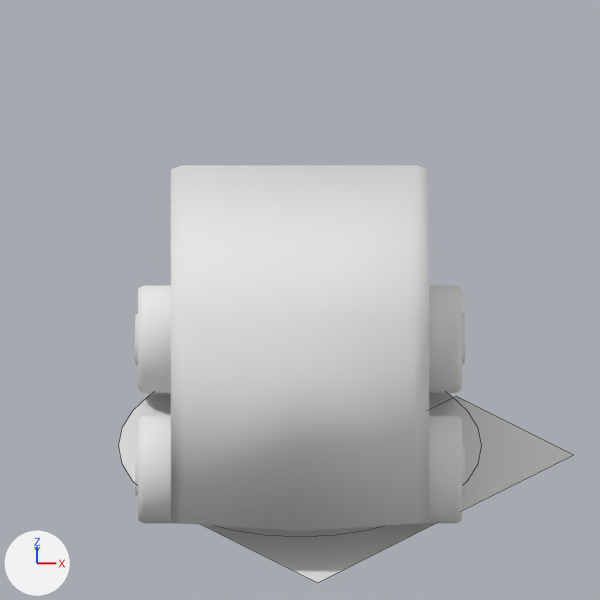
The Blender file PythonRenderer/scene.blend, before and after one commit.
Both versions are drawn from the file's camera 'Camera'. The axes (+X, +Y, +Z) are drawn at lower left. The lights are the same throughout. Mesh edges are drawn as thin lines on the coarser meshes. The same objects are shown in both versions, whatever each file hides.

Objects in the first picture: 'Base Road', 'Road Extension', 'Truck'.
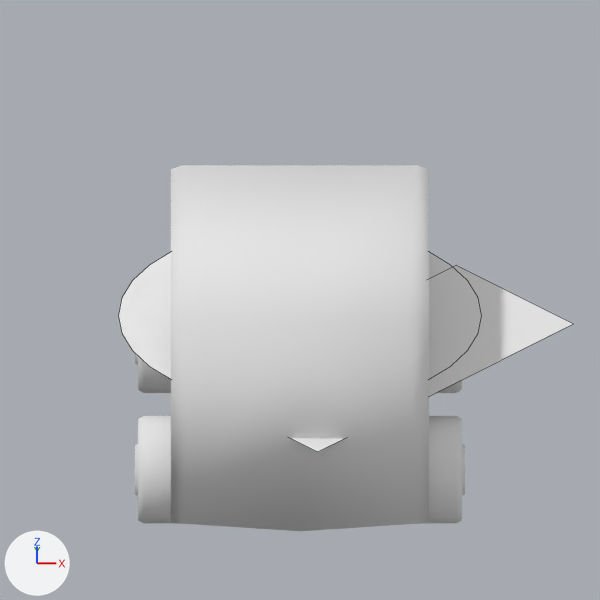
Where the change shows, as pixel boxes [x1, y1, x2, y2] in the pictures (600 x 600 px):
'Road Extension', mesh moved
    before: [203, 396, 574, 583]
    after: [291, 266, 573, 452]
'Base Road', mesh moved
    before: [119, 393, 453, 483]
    after: [118, 252, 453, 379]

Diff of the bpy script that builds the scene:
```diff
--- a/PythonRenderer/scene.blend.py
+++ b/PythonRenderer/scene.blend.py
@@ me_plane_002 @@
 me_plane_002.from_pydata(...)  # 8 vertices, 2 faces; spans x 0.01..1.0, y -0.88..0.88, z 0.0
 # used by ob_road_extension; location = (0.0, 0.0, 0.002); rotation_euler = (0.0, 0.0, 5.498), in degrees (0, 0, 315)
+# me_plane_002 part 1: the whole mesh is moved by (0.0, 0.0, 0.74)
 me_plane_002.materials.append(mat_material_004)
@@ me_circle @@
 me_circle.from_pydata(...)  # 32 vertices, 1 face; spans x -0.88..0.88, y -0.88..0.88, z 0.0
 # used by ob_base_road; location = (0.0, 0.0, 0.0)
+# me_circle part 2: the whole mesh is moved by (0.0, 0.0, 0.73)
 me_circle.materials.append(mat_material_003)
```
